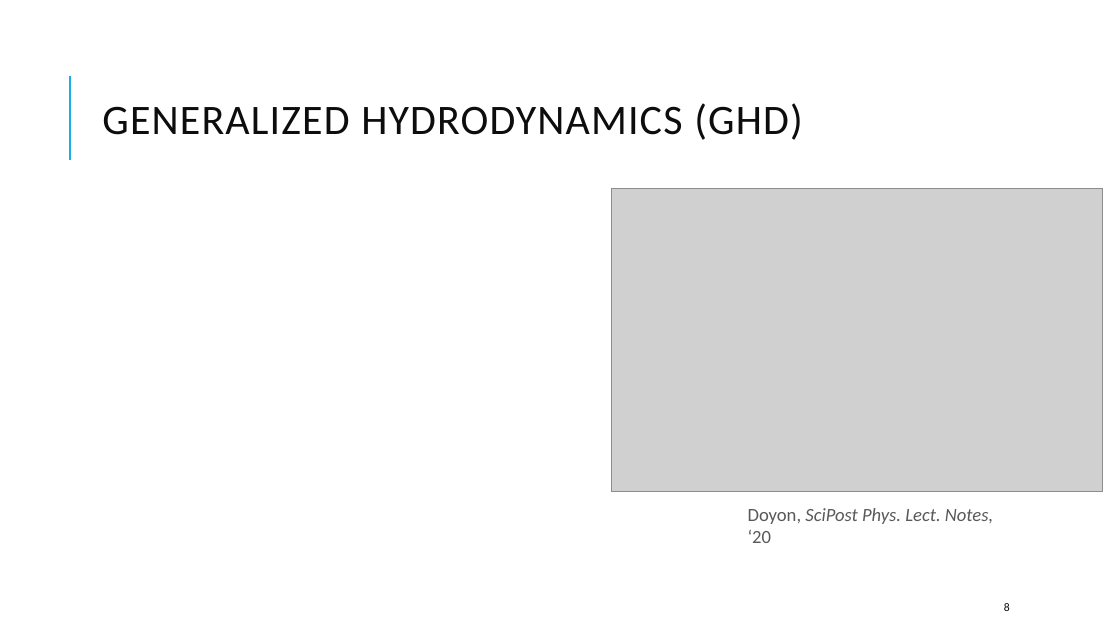
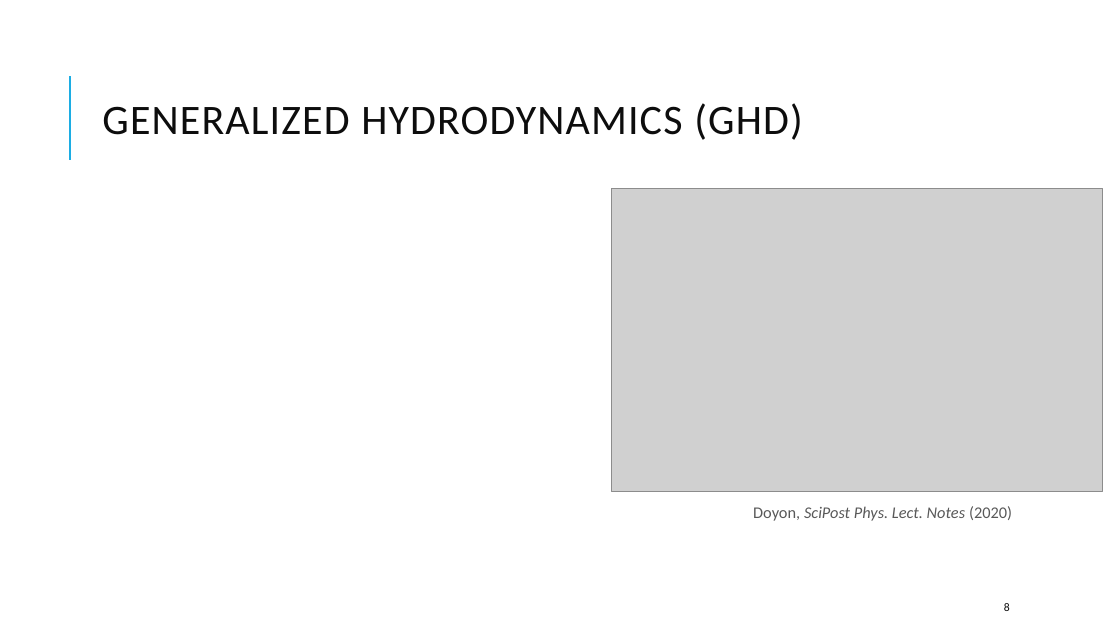
Before and after one commit to kwang0/KPZ-Project, a slide deck: slide 8 of Qualifying Exam Presentation.pptx. Drawn at 1120x630 pixels with LibreOffice and Linux fonts; fonts in the diff are those of the drawing; grey boxes stand for pictures. Boxes give left, top, right and bottom in pixels: in the first picture for what was removed or moved away, otherwise in the second. Text is boxed around its words. In the diff, an @@ line names an element or a change of style, - is before the commit and + after.

```diff
--- a/Qualifying Exam Presentation.pptx
+++ b/Qualifying Exam Presentation.pptx
@@ text at [753, 506, 1012, 521]: text changed; size 16 to 14 pt @@
-Doyon, SciPost Phys. Lect. Notes, ‘20
+Doyon, SciPost Phys. Lect. Notes (2020)
```
Also in this commit, not shown: 9 other slides changed, 9 slides added.
